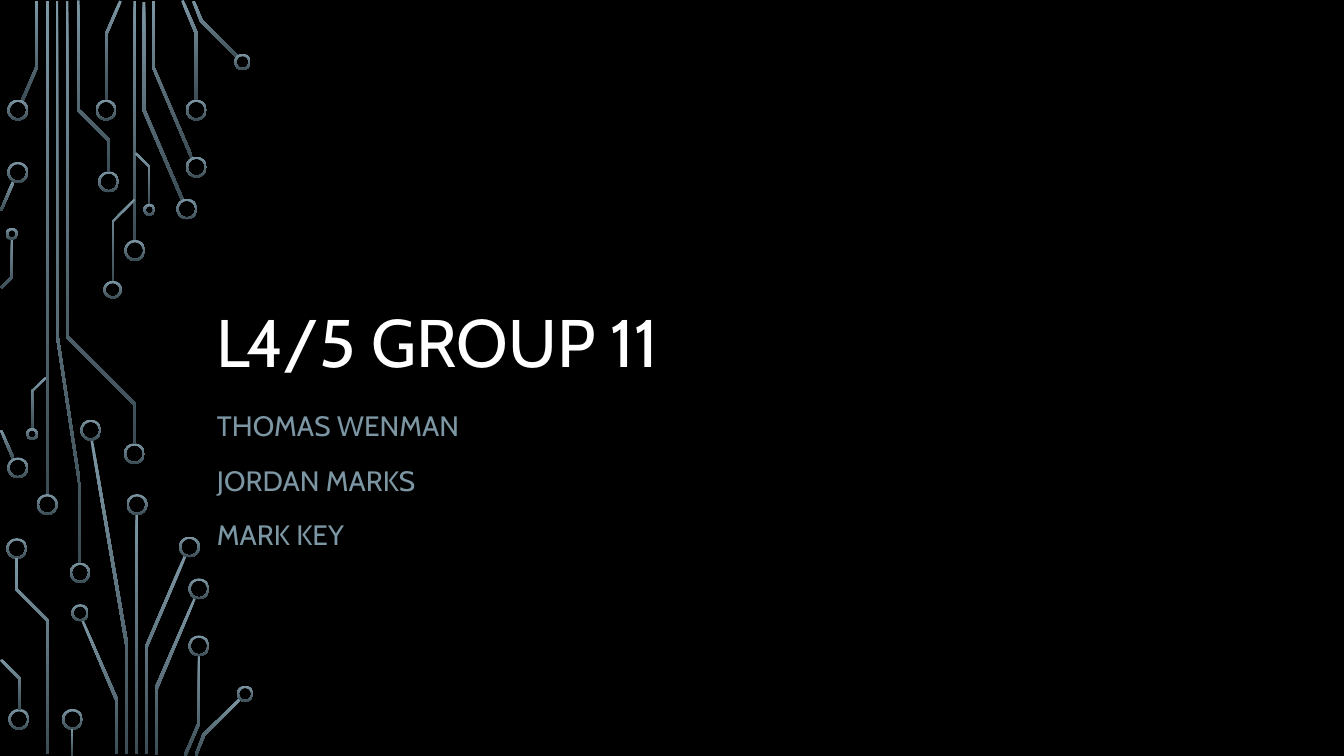
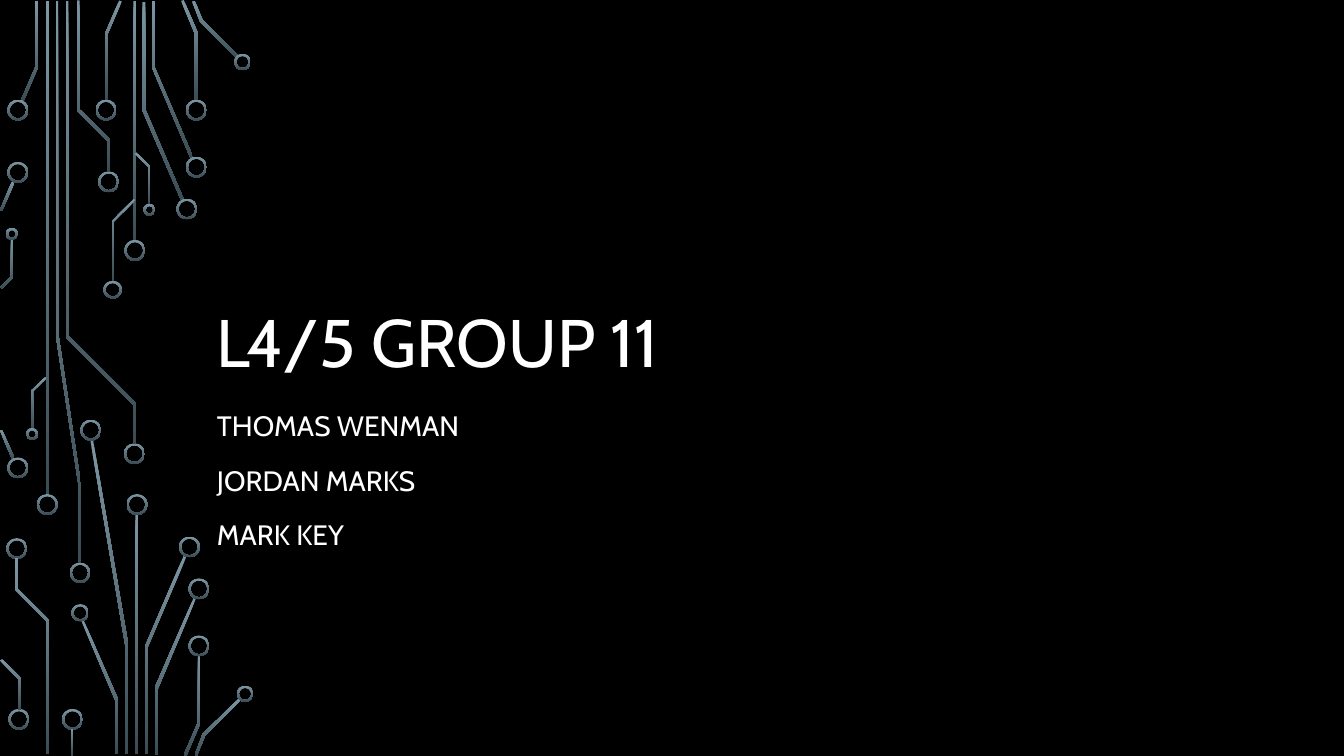
Before and after one commit to UoSGamesGroups/first-semester-l4-5-group-11, a slide deck: slide 1 of Presentations/L4-5-Group 11-Second presentation.pptx. Drawn at 1344x756 pixels with LibreOffice and Linux fonts; fonts in the diff are those of the drawing; background and template pictures are left out. Boxes give left, top, right and bottom in pixels: in the first picture for what was removed or moved away, otherwise in the second. Text is boxed around its words. In the diff, an @@ line names an element or a change of style, - is before the commit and + after.

```diff
--- a/Presentations/L4-5-Group 11-Second presentation.pptx
+++ b/Presentations/L4-5-Group 11-Second presentation.pptx
@@ subtitle "THOMAS WENMAN" at (217, 416, 459, 545): text colour #7C96A3 to #FFFFFF @@
```
Also in this commit, not shown: 5 other slides changed, 4 slides added, 3 slides removed.
